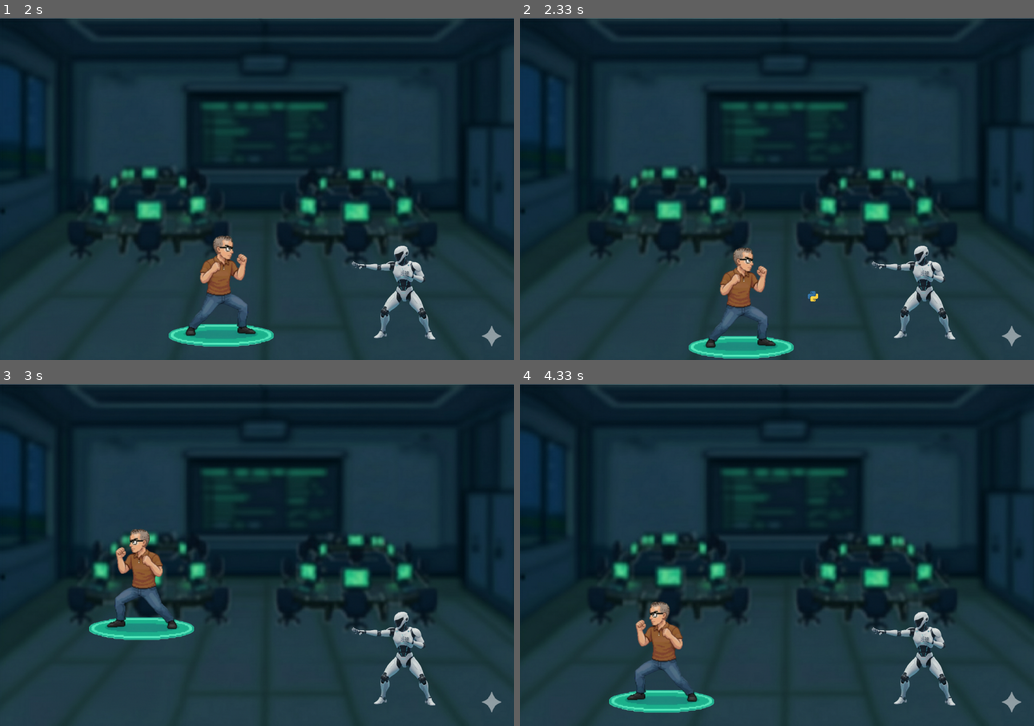
Above: before the commit, frames 1-4 (two rows, left to right).
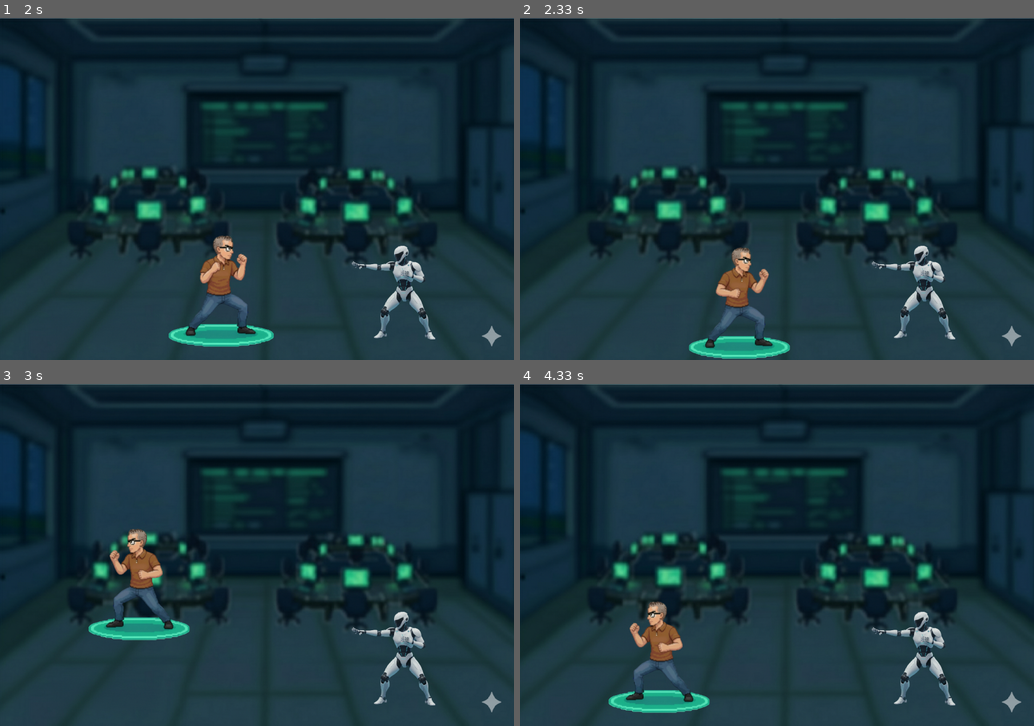
Above: after the commit, the same moments.

Repository: Gabriel-Henrique-2009/Trabalho_PyGames
Game: pygame game, started from Trabalho_PyGames/sistemadetiro.py
Same seed, same stepped clock (60 frames per second), same inputs: the game is played once before the commit and once after it.
Inputs (mouse positions are in pixels of both pictures, inside the frame that each line leads up to):
- Up to frame 1 (2 s): click "Jogar" at 0.38 s; click (262, 209) at 0.72 s; hold Right 1-1.47 s; tap Space at 1.07, 1.37, 1.57, 1.87 s; hold Right 1.5-1.97 s
- Up to frame 2 (2.33 s): click (617, 137) at 2.05 s
- Up to frame 3 (3 s): hold Left 2.33-2.87 s; tap Space at 2.4, 2.7, 2.97 s; hold Left from 2.9 s (still down)
- Up to frame 4 (4.33 s): tap Space at 3.27, 3.4, 3.7, 4.07 s; release Left at 3.3 s; hold Right 3.33-3.97 s; hold Left from 4 s (still down)

Frame 1 is identical in both runs. In frame 2, 0.9% of the frame differs, in the area x 32-58%, y 67-100%; in frame 3, 1.1%, in the area x 17-38%, y 42-75%; in frame 4, 1.0%.

Commit message:
mudança no tempo de tiro

Diff:
--- a/Trabalho_PyGames/sistemadetiro.py
+++ b/Trabalho_PyGames/sistemadetiro.py
@@ -1,4 +1,5 @@
 import pygame
+import time
 
 pygame.init()
 
@@ -15,8 +16,10 @@
 imagem_tiro = pygame.image.load("projetil-teste.png").convert_alpha() #tirar o fundo do png maldito 😒
 imagem_tiro = pygame.transform.scale(imagem_tiro, (25, 25))
 vida_teste = 0
-var_muni = 10
-outr = 0
+
+var_muni = 1
+temposs = 0
+carregando_tiro = False
 
 
 #sistema de atk do boss
@@ -148,16 +151,22 @@
                     vida_teste_5 = 0
             elif estado_jogo == "JOGANDO":
                 if evento.button == 1:
-                    if var_muni <= 10:
+                    if var_muni == 1:
                         alexandre.frames_ataque_restante = 15 # velocidade do ataque(quando clica para atirar) IMPORTANTE
                         novo_tiro_rect = imagem_tiro.get_rect(center=player_rect.center)
                         direcao = -1 if virado_para_esquerda else 1 #logica de virar o tiro, com o script de antes eles(projeteis) iam somente para a direita  :)
                         armazenar_tiro.append({"rect": novo_tiro_rect, "dire": direcao}) # aqui tá guardando as info
                         var_muni -= 1
-                        if var_muni <= 5:
-                            outr = 5
-                            var_muni += 5
-                            print("somou")
+
+                    if var_muni == 0 and not carregando_tiro:
+                        temposs = time.time()
+                        carregando_tiro = True
+
+                    if carregando_tiro and time.time() - temposs >= 1.0:
+                        var_muni += 1
+                        carregando_tiro = False
+                        print("DEMOROU TROPINHAAAAAAA")
+
                   #  frames = 10
 
         if evento.type == pygame.KEYDOWN:
